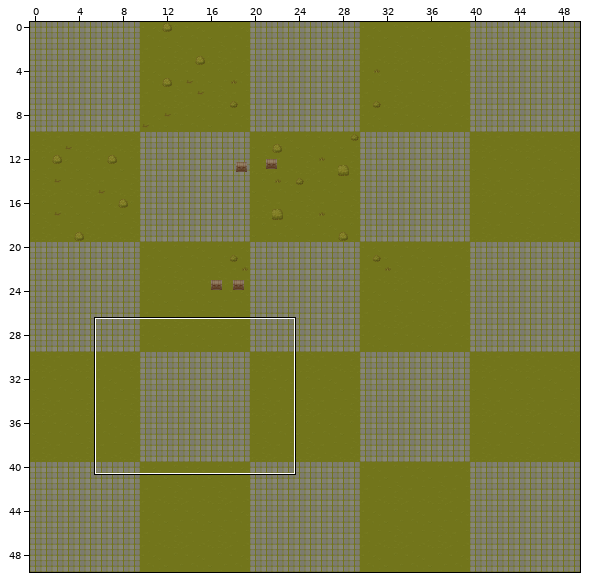
Tiled map (JSON), stored at PixiJS/assets/tilemaps/TreasureHunter2D.tmj. Above, an overview of the earlier version with the close-up marked.
Close-up. Before:
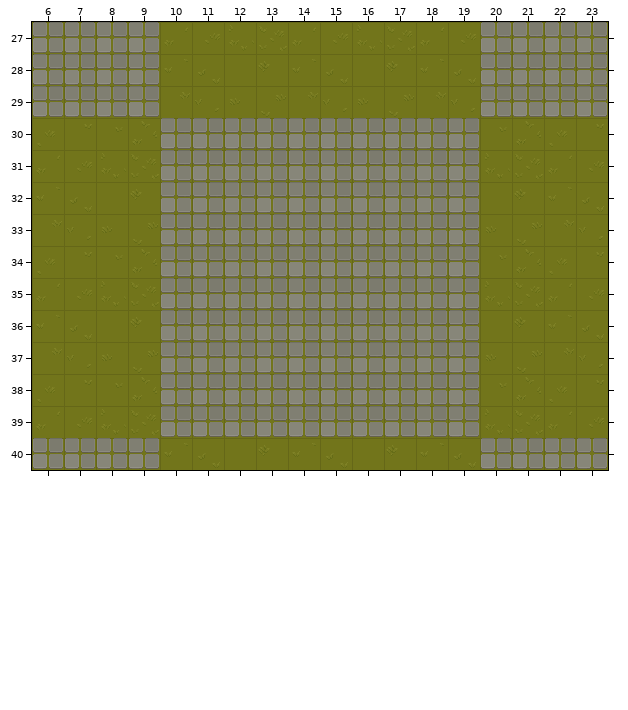
Cells are 32x32 px. Shown: x 6..23, y 27..40. The commit also changed other parts of the map, which this record leaves out.
Once edited:
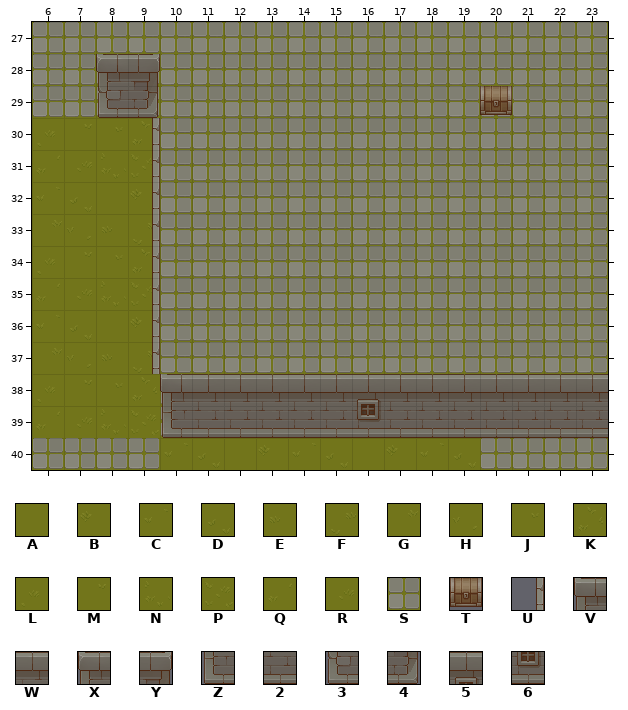
Key: from "GrassTileset": A 0, B 1, C 2, D 3, E 8, F 9, G 10, H 11, J 16, K 17, L 18, M 19, N 24, P 25, Q 26, R 27, S 32; from "ObjectsTileset": T 19; from "WallTileset": U 26, V 49, W 50, X 60, Y 61, Z 65, 2 66, 3 76, 4 77, 5 102, 6 118.
_ is an empty cell, # one hidden under a higher layer, . an unchanged one.
Objects are placed by their top-left corner, in cells (3,4 is the top-left corner of cell 3,4); size is 1x1 cell unless given.
Tiles of an added or newly shown layer are drawn over the layers below it.
The edit:
--- layer "GroundLayer"
@@ x 10..23 @@
-27 QRNPQRNPQR....
-28 CDABCDABCD....
-29 GHEFGHEFGH....
-30 ..........JKLM
-31 ..........NPQR
-32 ..........ABCD
-33 ..........EFGH
-34 ..........JKLM
-35 ..........NPQR
-36 ..........ABCD
-37 ..........EFGH
-38 ..........JKLM
-39 ..........NPQR
+27 SSSSSSSSSS....
+28 SSSSSSSSSS....
+29 SSSSSSSSSS....
+30 ..........SSSS
+31 ..........SSSS
+32 ..........SSSS
+33 ..........SSSS
+34 ..........SSSS
+35 ..........SSSS
+36 ..........SSSS
+37 ..........SSSS
+38 ..........SSSS
+39 ..........####
--- layer "ObjectLayer"
+T at 20,29
--- layer "Walls" (added)
@@ x 8..23 @@
-28 __..............
-29 __..............
-30 ._..............
-31 ._..............
-32 ._..............
-33 ._..............
-34 ._..............
-35 ._..............
-36 ._..............
-37 ._..............
-38 ..______________
-39 ..______________
+28 XY..............
+29 34..............
+30 .U..............
+31 .U..............
+32 .U..............
+33 .U..............
+34 .U..............
+35 .U..............
+36 .U..............
+37 .U..............
+38 ..VWWWWW5WWWWWWW
+39 ..Z2222262222222
Boxes around the changes in both close-ups, in picture pixels (x1, y1, x2, y2):
changed: (96, 22, 608, 438)
